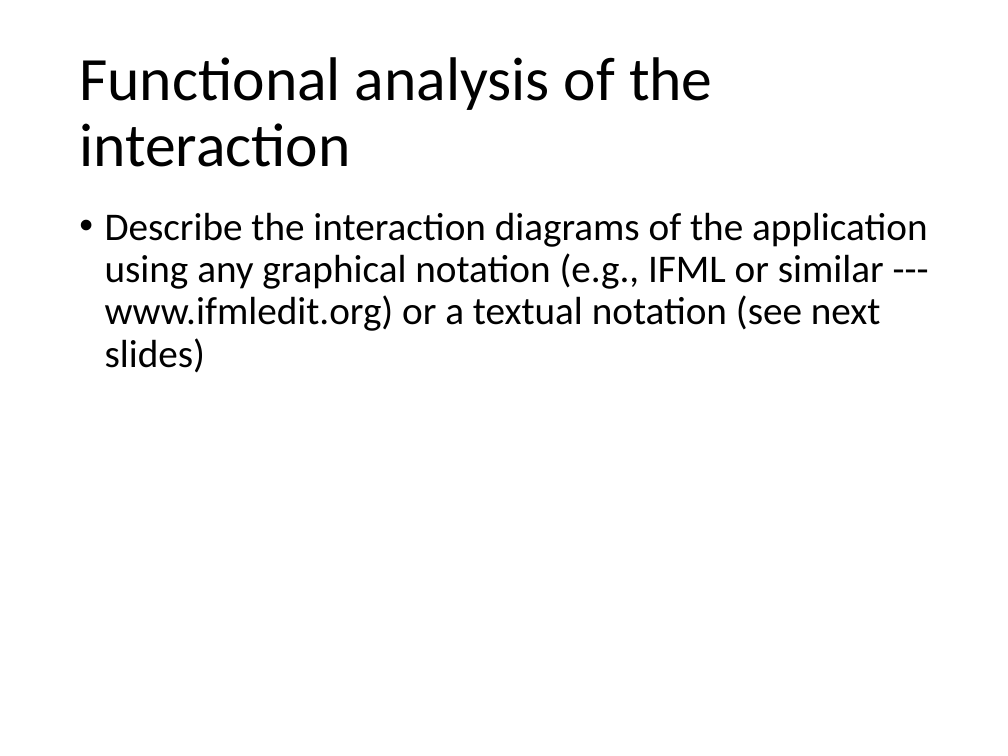
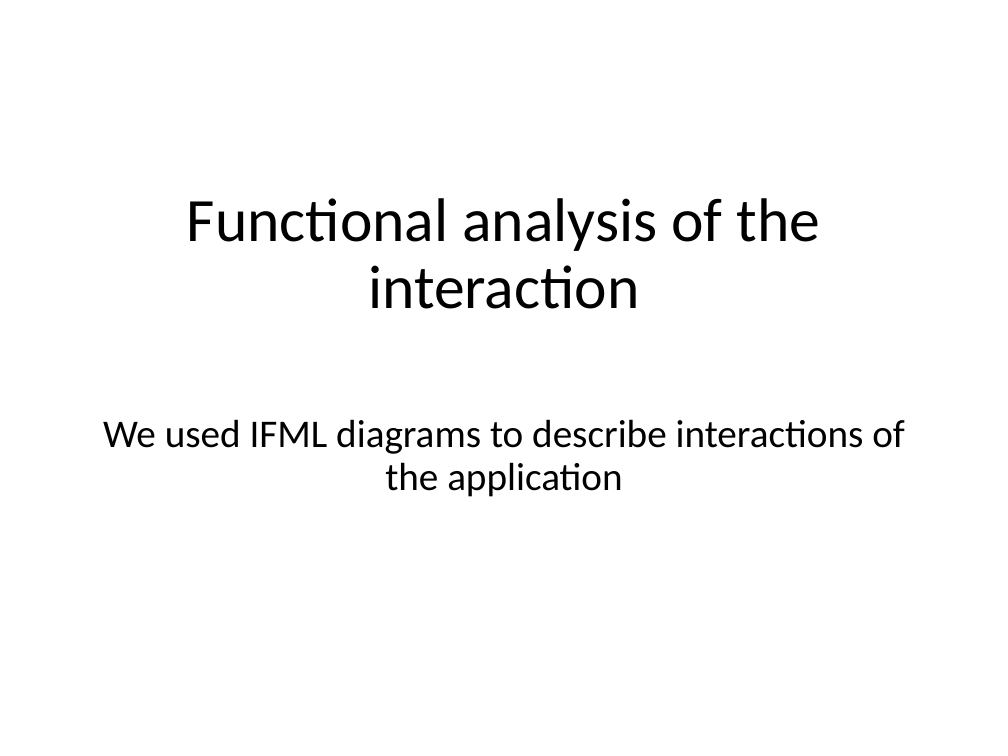
Before and after one commit to andrearestelli/db2-project, a slide deck: slide 66 of docs/documentation.pptx (slide 63 before the commit). Drawn at 1008x756 pixels with LibreOffice and Linux fonts; fonts in the diff are those of the drawing. Boxes give left, top, right and bottom in pixels: in the first picture for what was removed or moved away, otherwise in the second. Text is boxed around its words. In the diff, an @@ line names an element or a change of style, - is before the commit and + after.

```diff
--- a/docs/documentation.pptx
+++ b/docs/documentation.pptx
@@ title "Functional analysis of the interaction": place and size @@
-title "Functional analysis of the interaction" at [79, 57, 713, 167]
+title "Functional analysis of the interaction" at [187, 198, 821, 309]
@@ title "Functional analysis of the interaction" at [187, 198, 821, 309]: alignment left to centre @@
@@ text removed at [105, 212, 927, 373] @@
-• Describe the interaction diagrams of the application using any graphical notation (e.g., IFML or similar --- www.ifmledit.org) or a textual notation (see next slides)
@@ text added at [103, 419, 905, 497], 28 pt, text #000000 @@
+We used IFML diagrams to describe interactions of the application
```
Also in this commit, not shown: 2 other slides changed, 10 slides added, 4 slides removed.
